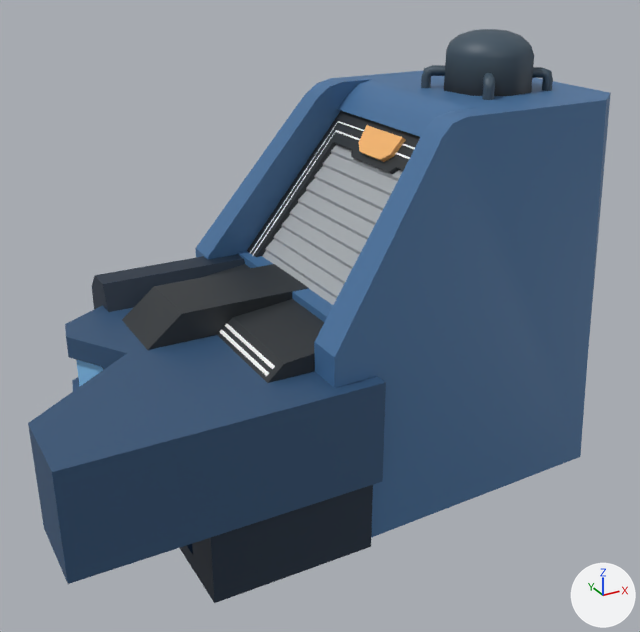
An edit to the FBX model Assets/Models/Crossing/Crossing_Buildings/Individual_Buildings/Police_Building_02.fbx, drawn before and after from the same camera.
Rendered twice from a 50 mm lens placed at (1.321, -0.908, 0.413), pointed at (1.624, -0.357, 0.138). Every picture has the same lights, and +X, +Y and +Z are marked at lower right. Where no turn or scale is listed for an object, it has been applied to the vertices.

Names of what the first picture shows: 'Police_Building_02'.
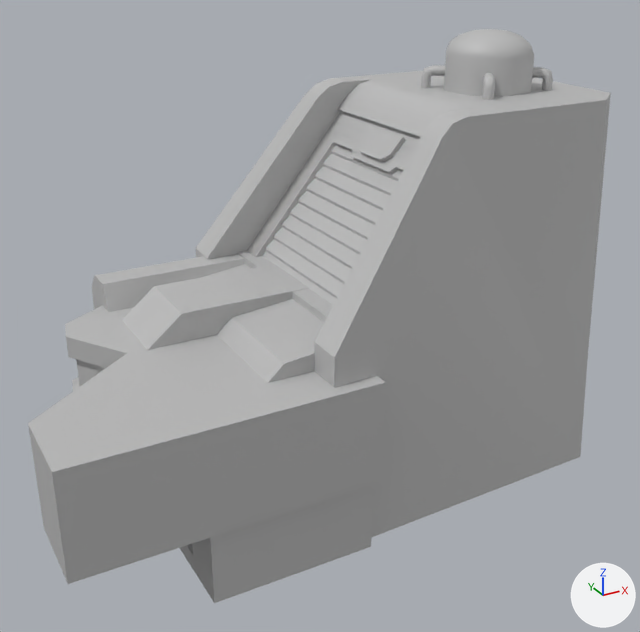
What differs and where, as boxes [x1, y1, x2, y2] in the pictures (640 x 632 px):
part 1 of me_mesh, recoloured (blue to grey): [28, 29, 611, 603] in both
part 2 of me_mesh, recoloured (orange to grey): [219, 121, 415, 376] in both

Edits to the bpy script that builds the scene:
```text
Add mat_environment_02:
    mat_environment_02 = principled_material('Environment_02')
    mat_environment_02.base_color = (0.5, 0.5, 0.5)  # grey #bcbcbc
Change me_mesh:
    where me_mesh.from_pydata(...)  # 481 vertices, 436 faces; spans x -0.229..0.229, y -0.127..0.127, z -0.172..0.172
    used by ob_police_building_02; location = (1.6217, -0.3406, 0.1689)
    me_mesh part 1: all 410 faces that had it switch from mat_flatcolorbase2 (picture img_plaza_03_diffuse_jpg) to mat_environment_02 (grey #bcbcbc)
    me_mesh part 2: all 26 faces that had it switch from mat_light_illuminate2 (picture img_lights_jpg) to mat_environment_02 (grey #bcbcbc)
```
